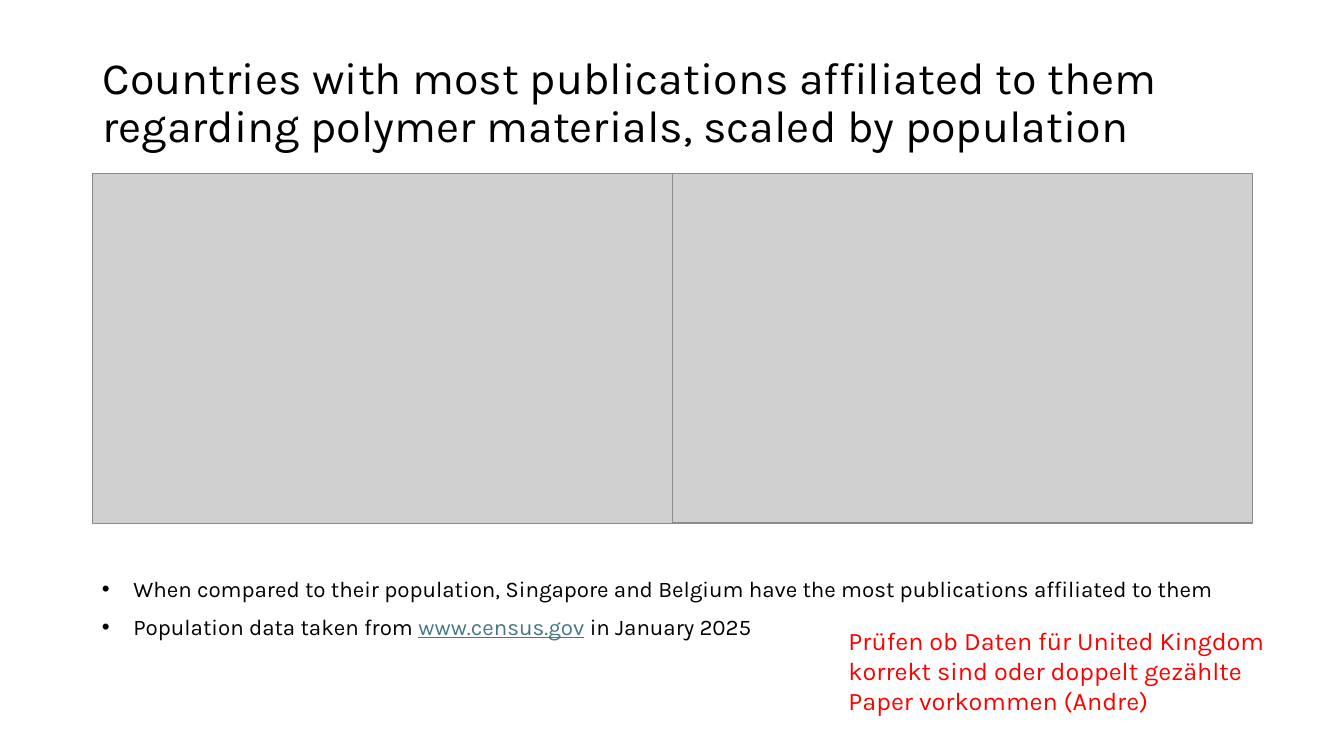
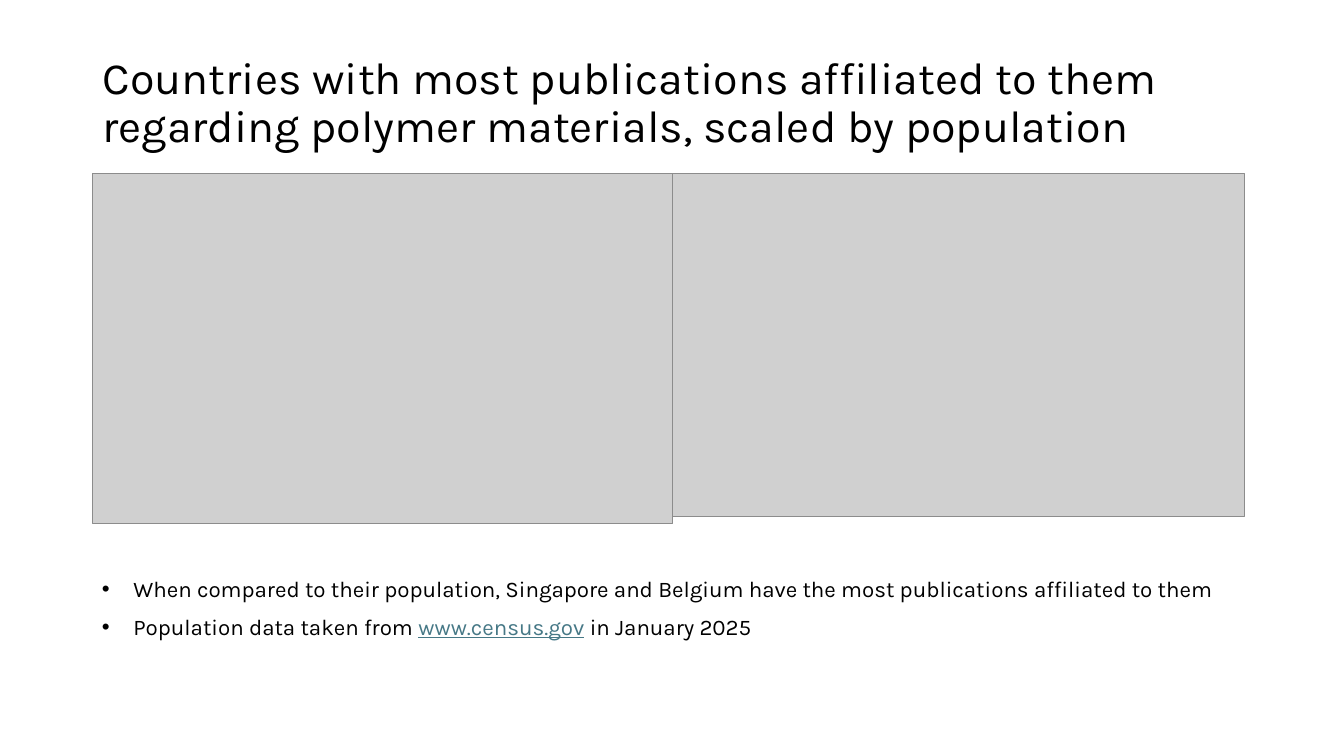
Before and after one commit to GMPuntigam/DataDrivenForesight, a slide deck: slide 8 of presentation/DataDrivenForesight.pptx. Drawn at 1344x756 pixels with LibreOffice and Linux fonts; fonts in the diff are those of the drawing; grey boxes stand for pictures. Boxes give left, top, right and bottom in pixels: in the first picture for what was removed or moved away, otherwise in the second. Text is boxed around its words. In the diff, an @@ line names an element or a change of style, - is before the commit and + after.

Commit message:
Correcting the count for United Kingdom, omitting variations of CAS

```diff
--- a/presentation/DataDrivenForesight.pptx
+++ b/presentation/DataDrivenForesight.pptx
@@ picture resized from (x1=673, y1=173, x2=1253, y2=523) to (x1=673, y1=173, x2=1244, y2=516) @@
@@ text removed at (x1=848, y1=632, x2=1264, y2=716) @@
-Prüfen ob Daten für United Kingdom korrekt sind oder doppelt gezählte Paper vorkommen (Andre)
```
Also in this commit, not shown: 2 other slides changed, 32 other files.
